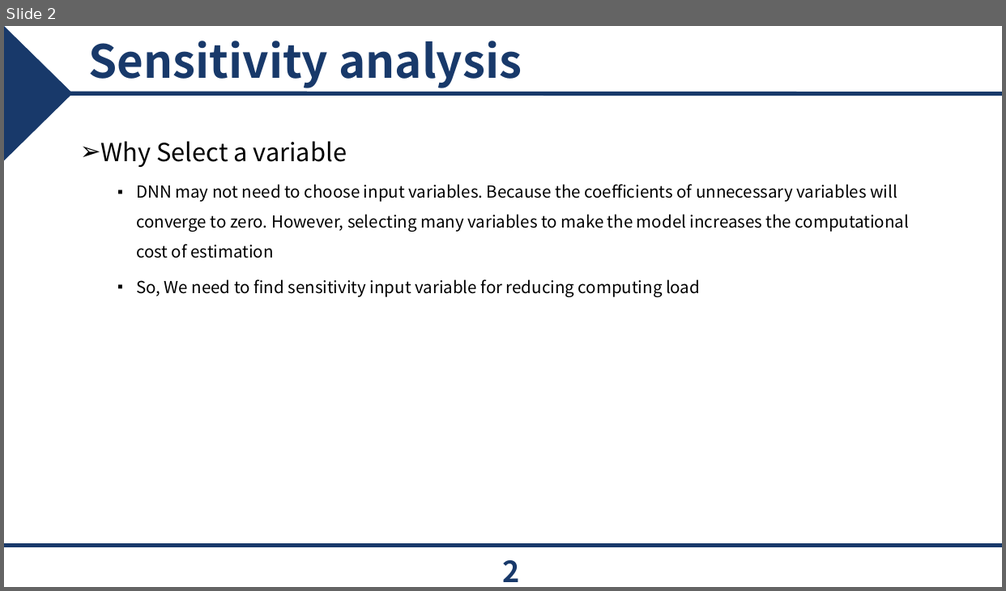
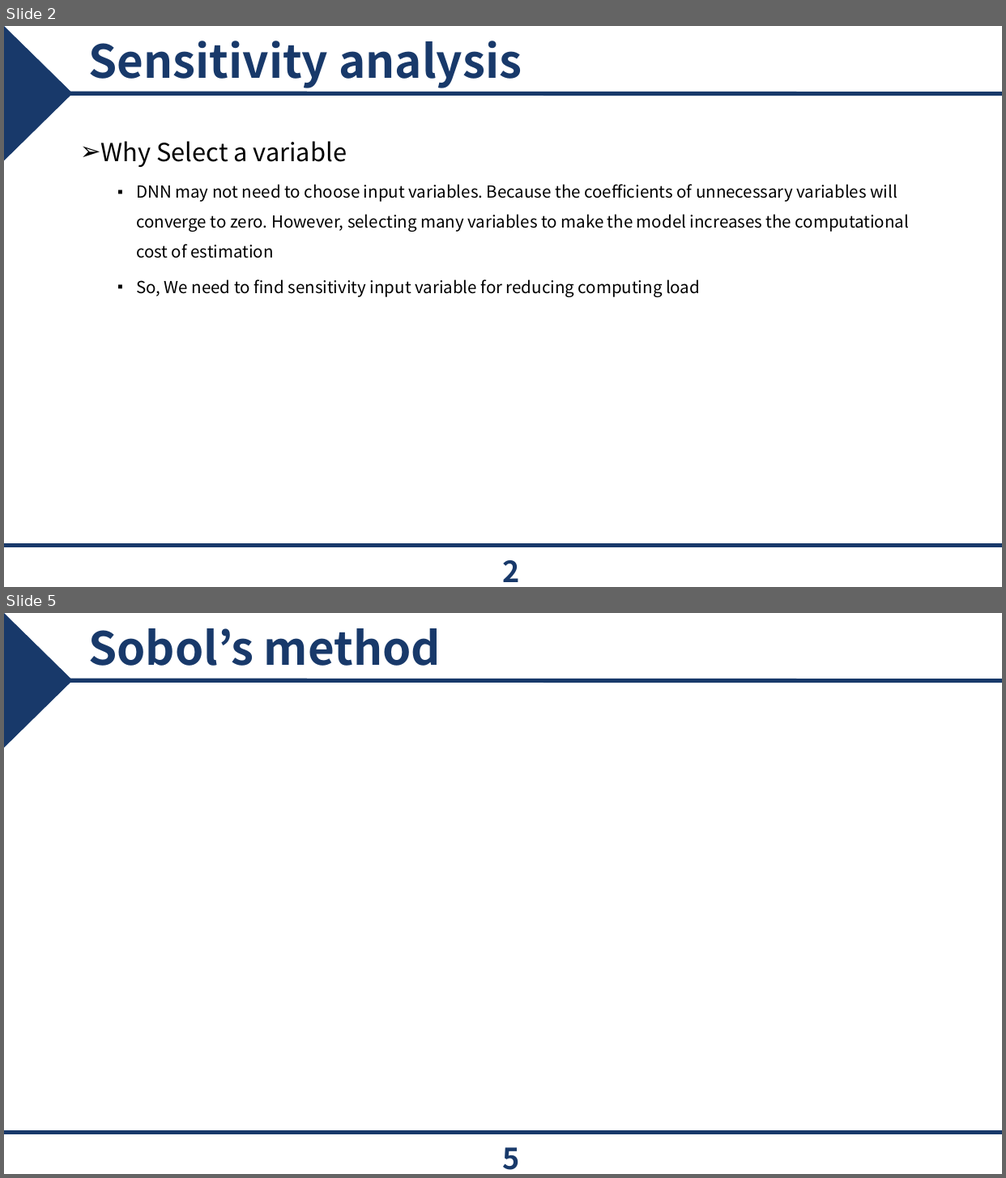
Before and after one commit to epoxx-arch/Torque_vectoringthesis, a slide deck: PPT/개인 연구 Parametric.pptx. Shown one above the other, each under a label of ours: slide 2 before the commit, slides 2 and 5 after it; the slides between them are not shown. The pictures are 1006x591 and 1006x1178 pixels, drawn with LibreOffice and Linux fonts; fonts in the diff are those of the drawing; grey boxes stand for pictures; background and template pictures are left out. Boxes give left, top, right and bottom in pixels: in the first picture for what was removed or moved away, otherwise in the second. Text is boxed around its words. In the diff, an @@ line names an element or a change of style, - is before the commit and + after.

```diff
--- a/PPT/개인 연구 Parametric.pptx
+++ b/PPT/개인 연구 Parametric.pptx
@@ slide 5 added at (4, 613, 1002, 1174), background #FFFFFF; not listed: 3 template elements that a slide beside it also shows @@
@@ title added at (88, 628, 441, 666), 44 pt, text #18396A, bold @@
+Sobol’s method
@@ page number added at (502, 1148, 519, 1170), 28 pt, text #18396A, bold @@
+5
```
Also in this commit, not shown: 3 slides changed, 7 other slides added, 4 slides removed, 3 other files.
